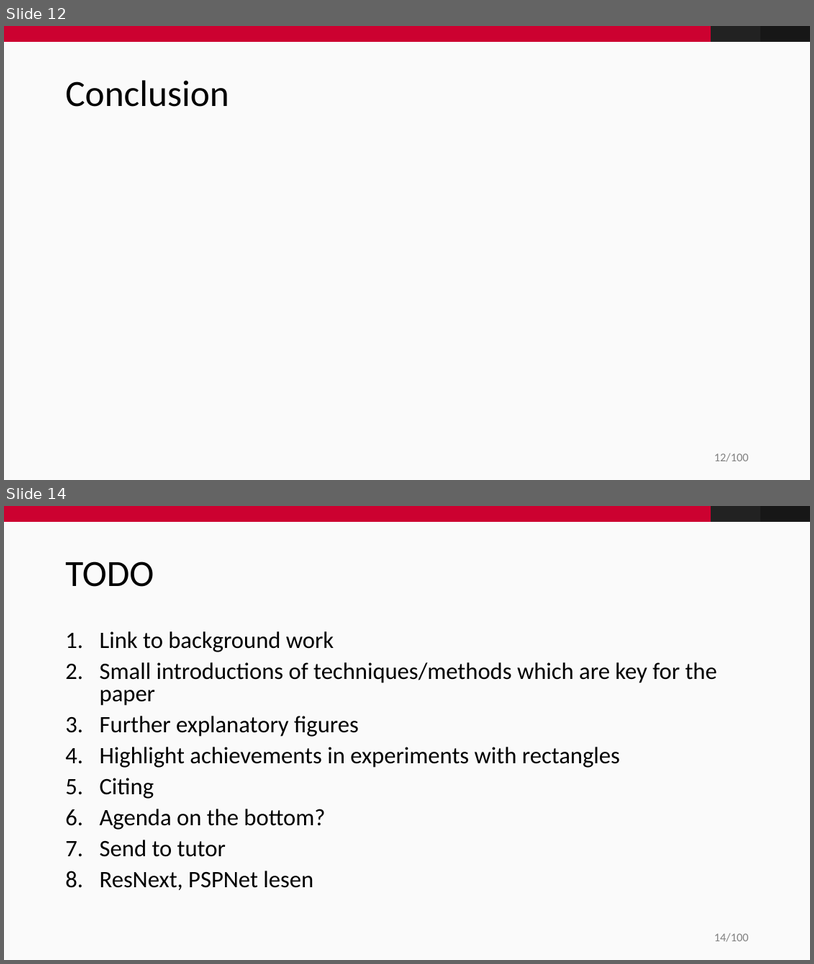
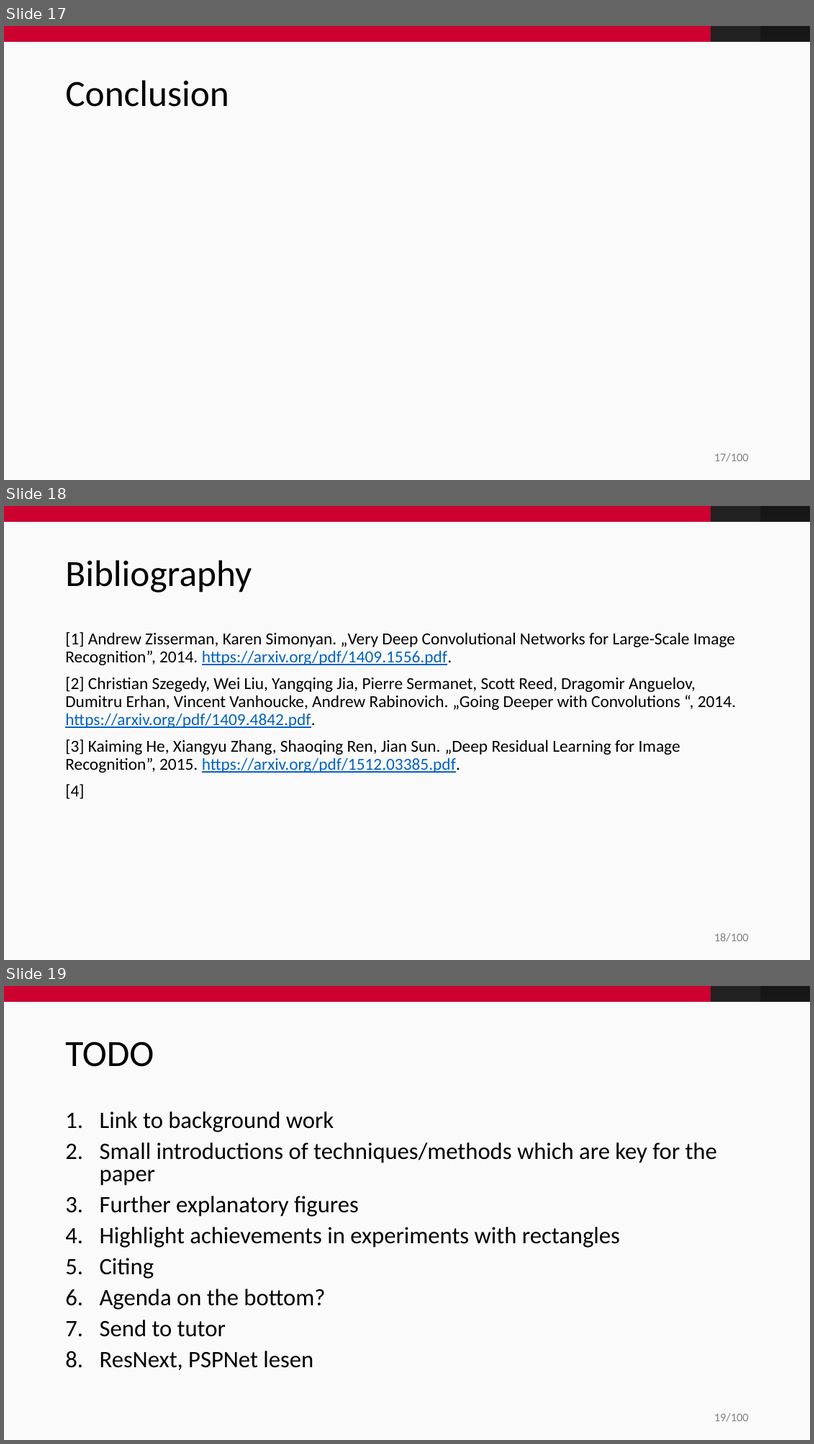
Before and after one commit to fidsusj/CVDL-Seminar, a slide deck: presentation/presentation.pptx. Shown one above the other, each under a label of ours: slides 12 and 14 before the commit, slides 17, 18 and 19 after it; the slides between them are not shown. The pictures are 814x964 and 814x1444 pixels, drawn with LibreOffice and Linux fonts; fonts in the diff are those of the drawing; background and template pictures are left out. Boxes give left, top, right and bottom in pixels: in the first picture for what was removed or moved away, otherwise in the second. Text is boxed around its words. In the diff, an @@ line names an element or a change of style, - is before the commit and + after.

```diff
--- a/presentation/presentation.pptx
+++ b/presentation/presentation.pptx
@@ slide 18 added at (4, 506, 810, 960), background #FAFAFA; not listed: 4 template elements that a slide beside it also shows @@
@@ title added at (65, 560, 252, 592), 44 pt, text #000000 @@
+Bibliography
@@ text added at (65, 632, 736, 799), 20 pt, text #000000 @@
+[1] Andrew Zisserman, Karen Simonyan. „Very Deep Convolutional Networks for Large-Scale Image Recognition”, 2014. https://arxiv.org/pdf/1409.1556.pdf.
+[2] Christian Szegedy, Wei Liu, Yangqing Jia, Pierre Sermanet, Scott Reed, Dragomir Anguelov, Dumitru Erhan, Vincent Vanhoucke, Andrew Rabinovich. „Going Deeper with Convolutions “, 2014. https://arxiv.org/pdf/1409.4842.pdf.
+[3] Kaiming He, Xiangyu Zhang, Shaoqing Ren, Jian Sun. „Deep Residual Learning for Image Recognition”, 2015. https://arxiv.org/pdf/1512.03385.pdf.
+[4]
@@ what was slide 12 is now slide 17 @@
@@ page number at (715, 453, 749, 462): text changed @@
-12/100
+17/100
@@ what was slide 14 is now slide 19 @@
@@ page number at (715, 1413, 749, 1422): text changed @@
-14/100
+19/100
```
Also in this commit, not shown: 5 other slides added, 1 slide removed.
